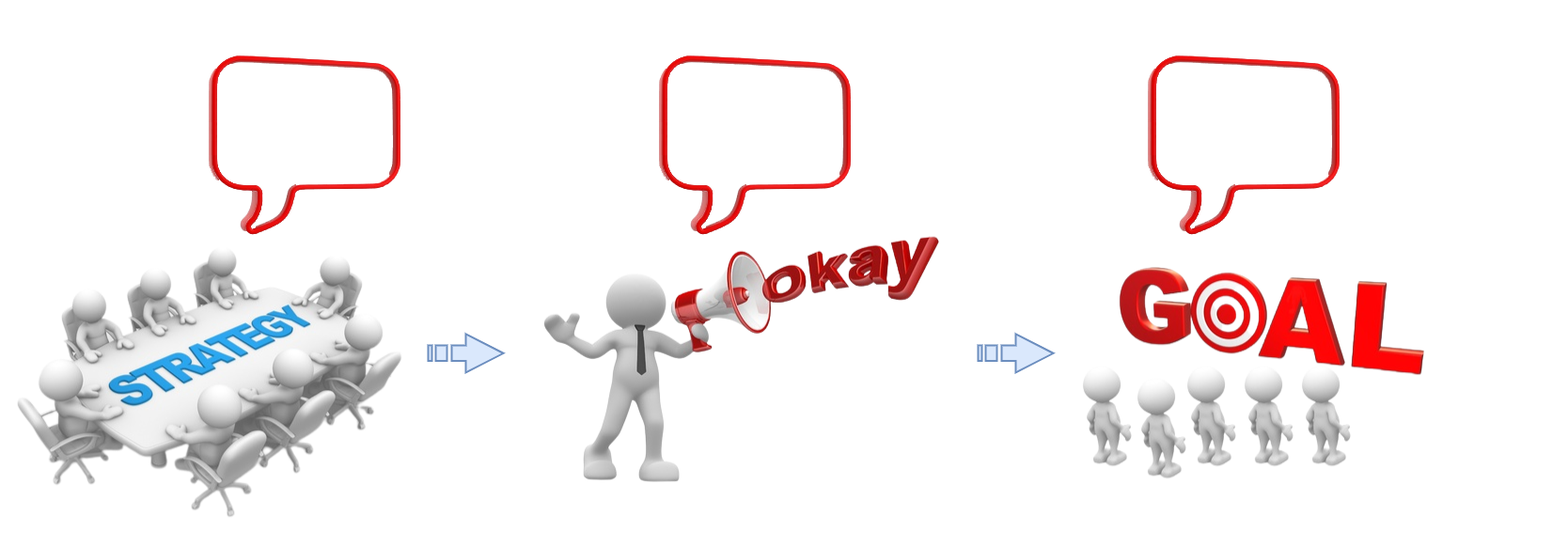
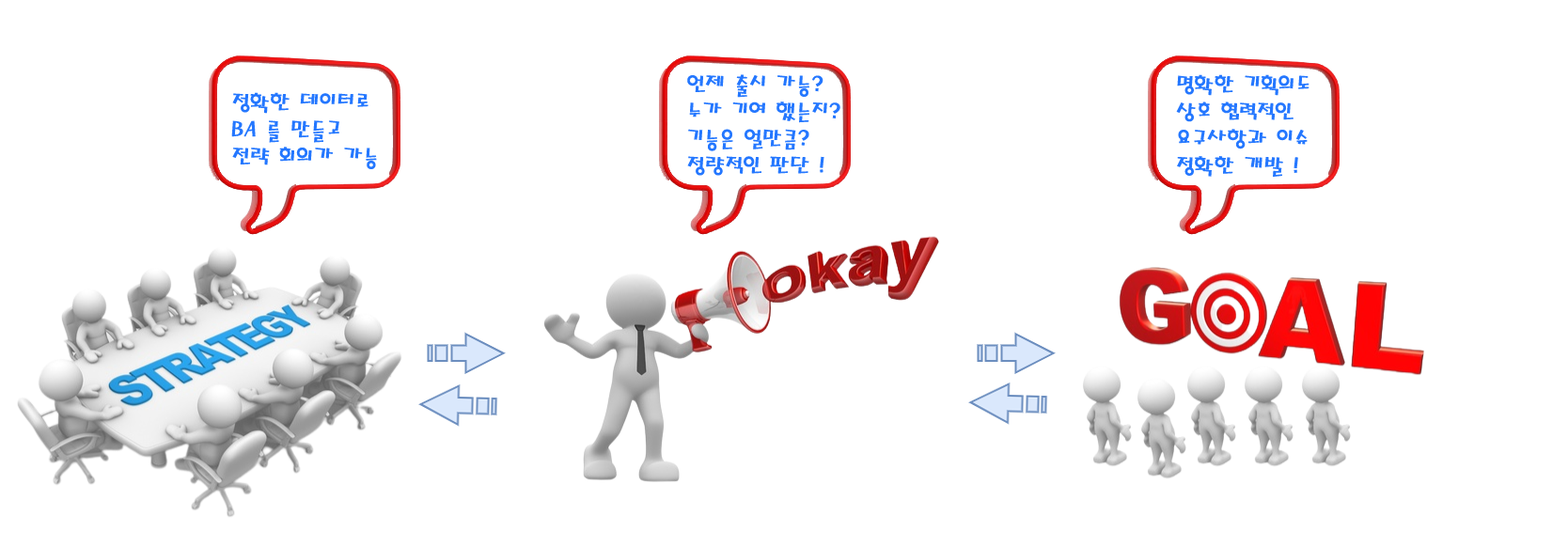
Layer changes from the first 1568x547 image to the second:
added layer "명확한 기획의도 상호 협력적인 요구사항과 이슈 정확한 개발 !" above "정확한 데이터로 BA 를 만들고 전략 회의가 가능" over box(1176, 74, 1310, 177)
renamed "Layer 3" to "정확한 데이터로 BA 를 만들고 전략 회의가 가능", painted on it over box(231, 74, 1310, 177)
removed layer "Layer 2" over box(687, 74, 841, 176)
renamed "Layer 1" to "언제 출시 가능? 누가 기여 했는지? 기능은 얼만큼? 정량적인 판단 !", painted on it over box(231, 74, 841, 176)
painted on "Layer 0" over box(231, 74, 1310, 427)
